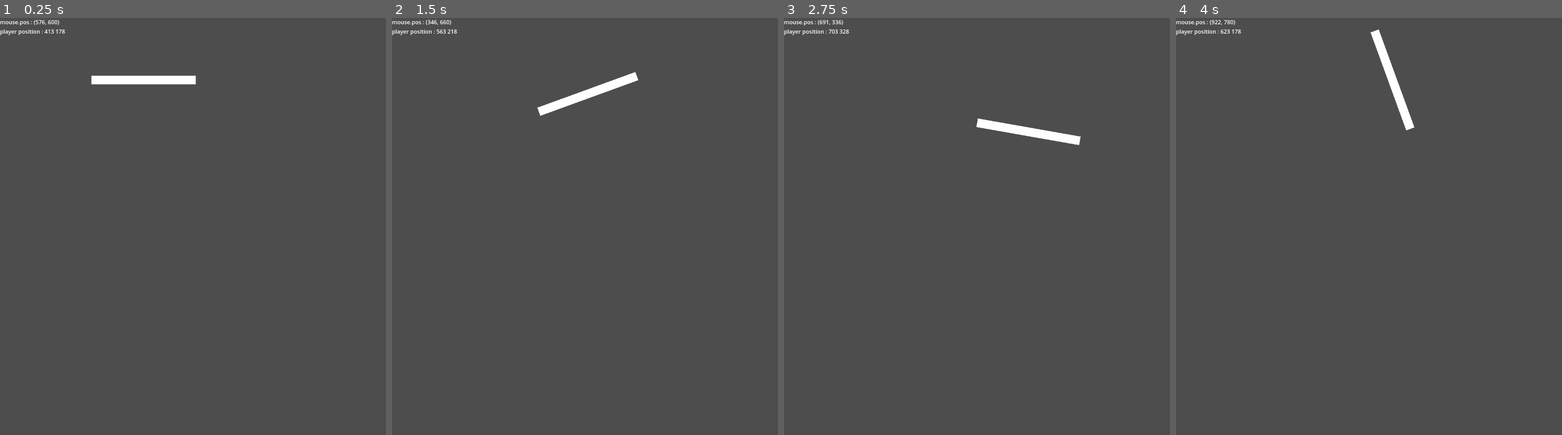
Above: before the commit, frames 1-4 (left to right).
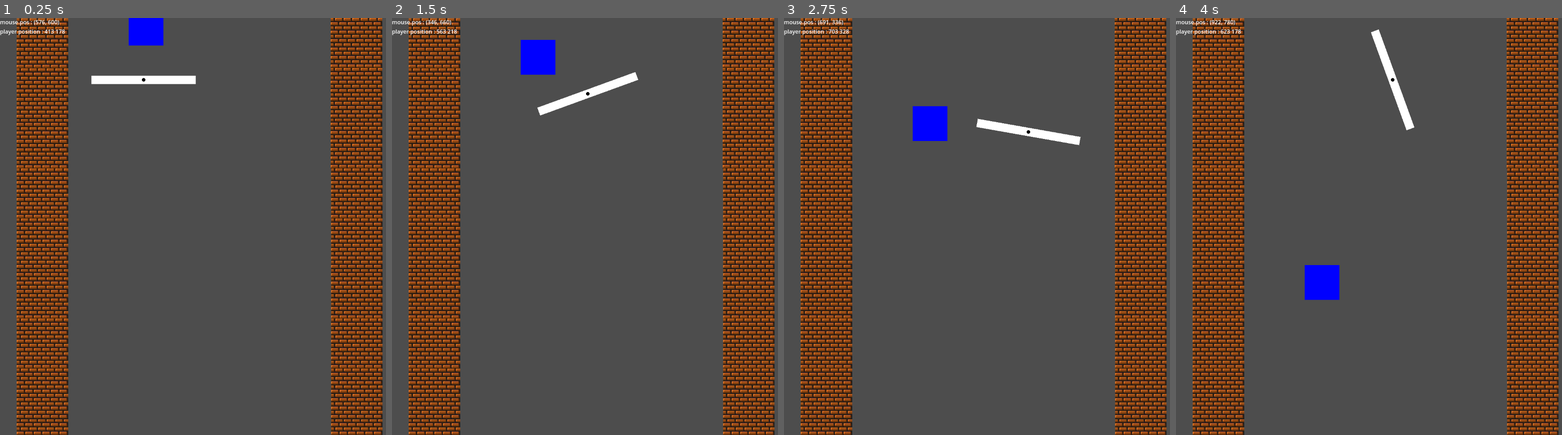
Above: after the commit, the same moments.

Repository: Nockiest/organization-game
Game: Godot game, scene res://scenes/gameLoop/gameLoop.tscn
Same seed, same stepped clock (60 frames per second), same inputs: the game is played once before the commit and once after it.
Inputs (mouse positions are in pixels of both pictures, inside the frame that each line leads up to):
- Up to frame 1 (0.25 s): no input
- Up to frame 2 (1.5 s): tap Enter (ui_accept) at 0.5, 0.6, 0.77, 1.07, 1.25 s; move the mouse to (681, 205) at 0.52 s; hold D (move_right) 0.53-1.28 s; move the mouse to (511, 247) at 1.27 s; hold S (move_down) from 1.28 s (still down); tap Q (rotate_clockwise) at 1.35 s
- Up to frame 3 (2.75 s): tap Enter (ui_accept) at 1.52, 1.55, 1.82, 2.3 s; move the mouse to (1023, 134) at 2.02 s; release S (move_down) at 2.03 s; hold D (move_right) from 2.03 s (still down); hold E (rotate_counterclockwise) from 2.03 s (still down)
- Up to frame 4 (4 s): move the mouse to (1357, 309) at 2.77 s; release D (move_right) at 2.78 s; release E (rotate_counterclockwise) at 2.78 s; hold W (move_up) 2.78-3.53 s; tap Enter (ui_accept) at 2.85, 3.02, 3.32, 3.77, 3.8 s; move the mouse to (1496, 289) at 3.52 s; hold Left (move_left) from 3.53 s (still down); hold Q (rotate_clockwise) from 3.53 s (still down)

The runs differ from the first frame. In frame 1, 27% of the frame differs, in the area x 4-100%, y 0-100%; in frame 2, 27%; in frame 3, 27%; in frame 4, 27%.

Commit message:
keeping th eobjects inside the game

Diff:
--- a/entities/player/player.gd
+++ b/entities/player/player.gd
@@ -4,11 +4,41 @@
 		$MkeyMovement.boundaries= value
 		return value
 
+# Reference to the CollisionShape2D node
+var collision_shape: CollisionShape2D
+
+func _draw() -> void:
+	print('drawing')
+	draw_circle(Vector2.ZERO, 5 , Color('black'))
 # Called when the node enters the scene tree for the first time.
 func _ready() -> void:
-	$MkeyMovement.boundaries= allowed_movement
+	# Get a reference to the CollisionShape2D node
+	collision_shape = $CollisionShape2D
 
+	# Set the boundaries for movement
+	$MkeyMovement.boundaries = allowed_movement
+
+	# Adjust the draw shape to match the collision shape
+#	update_draw_shape()
 
 # Called every frame. 'delta' is the elapsed time since the previous frame.
 func _process(delta: float) -> void:
 	pass
+
+
+
+#
+#func _on_area_entered(area: Area2D) -> void:
+#	print('player collided')
+#
+#
+#func _on_area_shape_entered(area_rid: RID, area: Area2D, area_shape_index: int, local_shape_index: int) -> void:
+#	print('player collided with shape')
+#
+#
+#func _on_body_entered(body: Node2D) -> void:
+#	print('body collided with player')
+#
+#
+#func _on_body_shape_entered(body_rid: RID, body: Node2D, body_shape_index: int, local_shape_index: int) -> void:
+#	print('body entered with player')
--- a/entities/player/player.tscn
+++ b/entities/player/player.tscn
@@ -1,35 +1,36 @@
-[gd_scene load_steps=4 format=3 uid="uid://drd2hcnv5p3p3"]
+[gd_scene load_steps=5 format=3 uid="uid://drd2hcnv5p3p3"]
 
 [ext_resource type="Script" path="res://entities/player/player.gd" id="1_r5osj"]
 [ext_resource type="PackedScene" uid="uid://db3poekriupu5" path="res://shared/modules/MkeyMovement/MkeyMovement.tscn" id="2_r1p7u"]
 
+[sub_resource type="PhysicsMaterial" id="PhysicsMaterial_p3utq"]
+
 [sub_resource type="RectangleShape2D" id="RectangleShape2D_574w7"]
-size = Vector2(300, 25)
+size = Vector2(296, 20)
 
-[node name="player" type="Area2D"]
+[node name="player" type="RigidBody2D"]
+collision_layer = 3
+collision_mask = 3
+physics_material_override = SubResource("PhysicsMaterial_p3utq")
+gravity_scale = 0.0
+max_contacts_reported = 1
+contact_monitor = true
+freeze = true
 script = ExtResource("1_r5osj")
 
+[node name="Polygon2D" type="Polygon2D" parent="."]
+z_index = -1
+polygon = PackedVector2Array(-150, 12, 150, 12, 150, -12, -150, -12)
+
 [node name="CollisionShape2D" type="CollisionShape2D" parent="."]
+light_mask = 3
+visibility_layer = 3
 shape = SubResource("RectangleShape2D_574w7")
-
-[node name="ColorRect" type="ColorRect" parent="."]
-anchors_preset = 8
-anchor_left = 0.5
-anchor_top = 0.5
-anchor_right = 0.5
-anchor_bottom = 0.5
-offset_left = -150.0
-offset_top = -12.5
-offset_right = 150.0
-offset_bottom = 12.5
-grow_horizontal = 2
-grow_vertical = 2
-size_flags_horizontal = 4
-size_flags_vertical = 4
 
 [node name="MkeyMovement" parent="." node_paths=PackedStringArray("MovedObject") groups=["entities", "players"] instance=ExtResource("2_r1p7u")]
 MovedObject = NodePath("..")
 speed = 200.0
 rotation_speed = 300.0
 
-[node name="Marker2D" type="Marker2D" parent="."]
+[connection signal="body_entered" from="." to="." method="_on_body_entered"]
+[connection signal="body_shape_entered" from="." to="." method="_on_body_shape_entered"]
--- a/entities/shapes/shape.gd
+++ b/entities/shapes/shape.gd
@@ -1,12 +1,63 @@
-class_name Shape
-extends RigidBody2D
+class_name Shape extends RigidBody2D
 
-@export var shape_type:GameShapes.GameShapes = 'square'
-# Called when the node enters the scene tree for the first time.
-func _ready() -> void:
-	pass # Replace with function body.
+@export var shape_type:= GameShapes.RECTANGLE:
+	set(value):
+		shape_type=value
+		update_collision_shape()
+@export var shape_color:= Colors.GameColors.BLUE:
+	set(value):
+		shape_color=value
+		update_collision_shape()
+@export var score:= 50
+@export var size:=50
+@export var collision_shape: CollisionShape2D:
+	set(value):
+		collision_shape=value
+		update_collision_shape()
+var velocity = Vector2(0,1)
+#func _ready() -> void:
+#	update_collision_shape()
+
+func _draw() -> void:
+	update_collision_shape()
 
 
-# Called every frame. 'delta' is the elapsed time since the previous frame.
-func _process(delta: float) -> void:
-	pass
+
+func update_collision_shape() -> void:
+	match shape_type:
+		GameShapes.RECTANGLE:
+			# Set collision shape to rectangle
+			collision_shape.shape = RectangleShape2D.new()
+			collision_shape.shape.extents = Vector2(size, size)
+		GameShapes.TRIANGLE:
+			# Set collision shape to convex polygon
+			collision_shape.shape = ConvexPolygonShape2D.new()
+			var polygon = PackedVector2Array()
+			polygon.push_back(Vector2(0, -size))
+			polygon.push_back(Vector2(size, size))
+			polygon.push_back(Vector2(-size, size))
+			collision_shape.shape.set_points(polygon)
+		GameShapes.CIRCLE:
+			# Set collision shape to circle
+			collision_shape.shape = CircleShape2D.new()
+			collision_shape.shape.radius = size
+
+
+func _on_body_entered(body: Node) -> void:
+	print('body entered')
+
+
+func _on_body_shape_entered(body_rid: RID, body: Node, body_shape_index: int, local_shape_index: int) -> void:
+	print('body shape entered',body)
+
+
+func _on_sleeping_state_changed() -> void:
+	print('sleeping changed')
+
+#func _physics_process(delta: float) -> void:
+#	var collision_info = move_and_collide(velocity*delta)
+#	if collision_info:
+#		print(collision_info)
+#		velocity = velocity.bounce(collision_info.normal)
+#	if Input.is_action_just_pressed( "ui_accept"):
+#		apply_central_impulse(Vector2(1,1))
--- a/entities/shapes/shape.tscn
+++ b/entities/shapes/shape.tscn
@@ -1,17 +1,38 @@
-[gd_scene load_steps=3 format=3 uid="uid://y1gxfuh8enx6"]
+[gd_scene load_steps=6 format=3 uid="uid://y1gxfuh8enx6"]
 
 [ext_resource type="Script" path="res://entities/shapes/shape.gd" id="1_qku6t"]
+[ext_resource type="PackedScene" uid="uid://dwenqlcx7k3vm" path="res://shared/modules/MdrawShape/drawShape.tscn" id="2_13huw"]
+
+[sub_resource type="CanvasItemMaterial" id="CanvasItemMaterial_sht0v"]
+
+[sub_resource type="PhysicsMaterial" id="PhysicsMaterial_s7j4a"]
+friction = 0.0
+bounce = 0.3
 
 [sub_resource type="CircleShape2D" id="CircleShape2D_u1xqt"]
 radius = 73.0616
 
-[node name="shape" type="RigidBody2D"]
+[node name="shape" type="RigidBody2D" node_paths=PackedStringArray("collision_shape")]
+material = SubResource("CanvasItemMaterial_sht0v")
+collision_layer = 3
+collision_mask = 7
+mass = 0.05
+physics_material_override = SubResource("PhysicsMaterial_s7j4a")
+gravity_scale = 0.2
+continuous_cd = 2
+max_contacts_reported = 5
+contact_monitor = true
+can_sleep = false
 script = ExtResource("1_qku6t")
-shape_type = null
-
-[node name="ColorRect" type="ColorRect" parent="."]
-offset_right = 40.0
-offset_bottom = 40.0
+size = 51
+collision_shape = NodePath("CollisionShape2D")
 
 [node name="CollisionShape2D" type="CollisionShape2D" parent="."]
 shape = SubResource("CircleShape2D_u1xqt")
+
+[node name="drawShape" parent="." node_paths=PackedStringArray("parent") instance=ExtResource("2_13huw")]
+parent = NodePath("..")
+
+[connection signal="body_entered" from="." to="." method="_on_body_entered"]
+[connection signal="body_shape_entered" from="." to="." method="_on_body_shape_entered"]
+[connection signal="sleeping_state_changed" from="." to="." method="_on_sleeping_state_changed"]
--- /dev/null
+++ b/entities/wall/wall.tscn
@@ -0,0 +1,33 @@
+[gd_scene load_steps=5 format=3 uid="uid://chp2c7l6dnqcm"]
+
+[ext_resource type="Texture2D" uid="uid://bkkam5c1q4ryo" path="res://shared/assets/wall.jpg" id="1_ye2ox"]
+
+[sub_resource type="CanvasItemMaterial" id="CanvasItemMaterial_s2fqf"]
+
+[sub_resource type="PhysicsMaterial" id="PhysicsMaterial_8gvdm"]
+
+[sub_resource type="RectangleShape2D" id="RectangleShape2D_1ci75"]
+size = Vector2(147, 144)
+
+[node name="Wall" type="RigidBody2D"]
+light_mask = 4
+visibility_layer = 7
+material = SubResource("CanvasItemMaterial_s2fqf")
+use_parent_material = true
+collision_layer = 4
+collision_mask = 7
+physics_material_override = SubResource("PhysicsMaterial_8gvdm")
+max_contacts_reported = 1
+contact_monitor = true
+can_sleep = false
+lock_rotation = true
+freeze = true
+
+[node name="Sprite2D" type="Sprite2D" parent="."]
+position = Vector2(0, 1)
+scale = Vector2(1, 0.986486)
+texture = ExtResource("1_ye2ox")
+
+[node name="CollisionShape2D" type="CollisionShape2D" parent="."]
+position = Vector2(-0.5, 0)
+shape = SubResource("RectangleShape2D_1ci75")
--- a/project.godot
+++ b/project.godot
@@ -20,6 +20,7 @@
 Global="*res://shared/globals/global.gd"
 Utils="*res://shared/utils/utils.gd"
 Grid="*res://shared/utils/grid-utils.gd"
+Stats="*res://shared/globals/stats.gd"
 
 [display]
 
@@ -62,6 +63,16 @@
 ]
 }
 
+[layer_names]
+
+2d_render/layer_1="shape"
+2d_render/layer_2="player"
+2d_physics/layer_1="shape"
+2d_navigation/layer_1="shape"
+2d_physics/layer_2="player"
+2d_navigation/layer_2="player"
+2d_physics/layer_3="enviroment"
+
 [rendering]
 
 renderer/rendering_method="mobile"
--- a/scenes/gameLoop/gameLoop.tscn
+++ b/scenes/gameLoop/gameLoop.tscn
@@ -1,9 +1,11 @@
-[gd_scene load_steps=6 format=3 uid="uid://c4uol2mdufmg8"]
+[gd_scene load_steps=8 format=3 uid="uid://c4uol2mdufmg8"]
 
 [ext_resource type="PackedScene" uid="uid://drd2hcnv5p3p3" path="res://entities/player/player.tscn" id="1_6lpk6"]
 [ext_resource type="Script" path="res://scenes/gameLoop/gameLoop.gd" id="1_il73n"]
 [ext_resource type="Script" path="res://scenes/gameLoop/gameField.gd" id="2_mf3po"]
 [ext_resource type="PackedScene" uid="uid://bv86bhlhtfqvf" path="res://shared/modules/Mdebug/Mdebug.tscn" id="2_rxvj2"]
+[ext_resource type="PackedScene" uid="uid://y1gxfuh8enx6" path="res://entities/shapes/shape.tscn" id="4_333sw"]
+[ext_resource type="PackedScene" uid="uid://chp2c7l6dnqcm" path="res://entities/wall/wall.tscn" id="5_xxc4p"]
 
 [sub_resource type="RectangleShape2D" id="RectangleShape2D_wecsy"]
 size = Vector2(754, 1197)
@@ -24,4 +26,63 @@
 [node name="player" parent="gameField/Objects" instance=ExtResource("1_6lpk6")]
 position = Vector2(413, 178)
 
+[node name="shape" parent="gameField/Objects" instance=ExtResource("4_333sw")]
+position = Vector2(420, 23)
+
+[node name="Walls" type="Node" parent="gameField"]
+
+[node name="wall" parent="gameField/Walls" instance=ExtResource("5_xxc4p")]
+position = Vector2(122, 73)
+
+[node name="wall2" parent="gameField/Walls" instance=ExtResource("5_xxc4p")]
+position = Vector2(122, 362)
+
+[node name="wall3" parent="gameField/Walls" instance=ExtResource("5_xxc4p")]
+position = Vector2(122, 217)
+
+[node name="wall4" parent="gameField/Walls" instance=ExtResource("5_xxc4p")]
+position = Vector2(122, 505)
+
+[node name="wall5" parent="gameField/Walls" instance=ExtResource("5_xxc4p")]
+position = Vector2(122, 794)
+
+[node name="wall6" parent="gameField/Walls" instance=ExtResource("5_xxc4p")]
+position = Vector2(122, 649)
+
+[node name="wall7" parent="gameField/Walls" instance=ExtResource("5_xxc4p")]
+position = Vector2(122, 937)
+
+[node name="wall8" parent="gameField/Walls" instance=ExtResource("5_xxc4p")]
+position = Vector2(122, 1226)
+
+[node name="wall9" parent="gameField/Walls" instance=ExtResource("5_xxc4p")]
+position = Vector2(122, 1081)
+
+[node name="wall10" parent="gameField/Walls" instance=ExtResource("5_xxc4p")]
+position = Vector2(1025, 72)
+
+[node name="wall11" parent="gameField/Walls" instance=ExtResource("5_xxc4p")]
+position = Vector2(1025, 361)
+
+[node name="wall12" parent="gameField/Walls" instance=ExtResource("5_xxc4p")]
+position = Vector2(1025, 216)
+
+[node name="wall13" parent="gameField/Walls" instance=ExtResource("5_xxc4p")]
+position = Vector2(1026, 505)
+
+[node name="wall14" parent="gameField/Walls" instance=ExtResource("5_xxc4p")]
+position = Vector2(1026, 794)
+
+[node name="wall15" parent="gameField/Walls" instance=ExtResource("5_xxc4p")]
+position = Vector2(1026, 649)
+
+[node name="wall16" parent="gameField/Walls" instance=ExtResource("5_xxc4p")]
+position = Vector2(1026, 937)
+
+[node name="wall17" parent="gameField/Walls" instance=ExtResource("5_xxc4p")]
+position = Vector2(1026, 1226)
+
+[node name="wall18" parent="gameField/Walls" instance=ExtResource("5_xxc4p")]
+position = Vector2(1026, 1081)
+
 [node name="Mdebug" parent="." instance=ExtResource("2_rxvj2")]
--- a/shared/globals/global.gd
+++ b/shared/globals/global.gd
@@ -1,12 +1,3 @@
 extends Node
 
-var red = Color('red')
-var blue = Color('blue')
-var green = Color('green')
-
-
-enum GameColors {
-	RED   ,
-	BLUE  ,
-	GREEN  ,
-}
+const waves := []
--- /dev/null
+++ b/shared/globals/stats.gd
@@ -0,0 +1,15 @@
+extends Node
+
+var game_score := 0
+
+
+
+
+# Called when the node enters the scene tree for the first time.
+func _ready() -> void:
+	pass # Replace with function body.
+
+
+# Called every frame. 'delta' is the elapsed time since the previous frame.
+func _process(delta: float) -> void:
+	pass
--- /dev/null
+++ b/shared/modules/MdrawShape/drawShape.gd
@@ -0,0 +1,31 @@
+extends Node2D
+
+@export var parent: Node
+@export var shape_type:= GameShapes.RECTANGLE
+@export var shape_color:= Colors.GameColors.BLUE
+@export var score:= 50
+@export var size:=50
+@export var collision_shape: CollisionShape2D
+# Called when the node enters the scene tree for the first time.
+func _process(_delta) -> void:
+	if parent:
+		shape_type = parent.shape_type
+		shape_color = parent.shape_color
+		score = parent.score
+		size = parent.size
+		collision_shape = parent.collision_shape
+		global_position = parent.global_position
+	else:
+		assert(false, 'parent not set')
+
+func _draw() -> void:
+	var draw_color = Utils.translate_val_to_color(shape_color)
+
+	match shape_type:
+		GameShapes.RECTANGLE:
+			draw_rect(Rect2(-size, -size, size * 2, size * 2), draw_color)
+		GameShapes.TRIANGLE:
+			var color_array = [draw_color, draw_color, draw_color]
+			draw_polygon([Vector2(0, -size), Vector2(size, size), Vector2(-size, size)], color_array)
+		GameShapes.CIRCLE:
+			draw_circle(Vector2.ZERO, size, draw_color)
--- /dev/null
+++ b/shared/modules/MdrawShape/drawShape.tscn
@@ -0,0 +1,6 @@
+[gd_scene load_steps=2 format=3 uid="uid://dwenqlcx7k3vm"]
+
+[ext_resource type="Script" path="res://shared/modules/MdrawShape/drawShape.gd" id="1_gc5ic"]
+
+[node name="drawShape" type="Node2D"]
+script = ExtResource("1_gc5ic")
--- /dev/null
+++ b/shared/types/game-colors.gd
@@ -0,0 +1,16 @@
+class_name Colors
+extends Node
+
+
+# Called when the node enters the scene tree for the first time.
+
+#var red = Color('red')
+#var blue = Color('blue')
+#var green = Color('green')
+
+
+enum GameColors {
+	RED   ,
+	BLUE  ,
+	GREEN  ,
+}
--- a/shared/types/shapes.gd
+++ b/shared/types/shapes.gd
@@ -7,3 +7,9 @@
 	TRIANGLE,
 	CIRCLE
 }
+
+const RECTANGLE = 'rect'
+const TRIANGLE = 'tri'
+const CIRCLE = 'circle'
+
+var shape_score:= 10
--- a/shared/utils/utils.gd
+++ b/shared/utils/utils.gd
@@ -216,6 +216,19 @@
 			break
 
 	return current_node
+
+func translate_val_to_color(color:Colors.GameColors):
+	match color:
+		Colors.GameColors.RED:
+			return Color(1, 0, 0)
+		Colors.GameColors.BLUE:
+			return Color(0, 0, 1)
+		Colors.GameColors.GREEN:
+			return Color(0, 1, 0)
+		_:
+			print("not fonud color")
+
+
 # sadly not working
 #func find_ancestor_by_class(name_of_class: String, node: Node) -> Node:
 #	var current_node = node
Binary file added: shared/assets/wall.jpg
Not shown, added: shared/assets/wall.jpg.import
